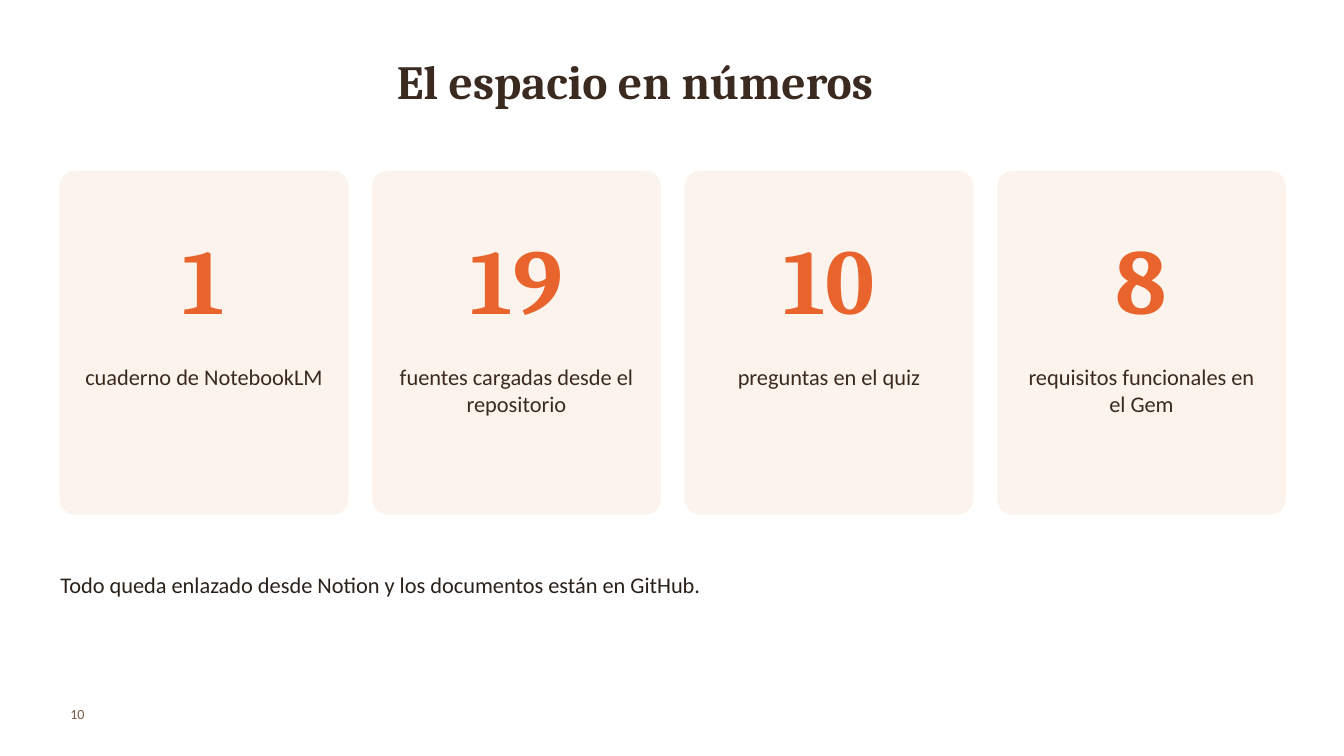
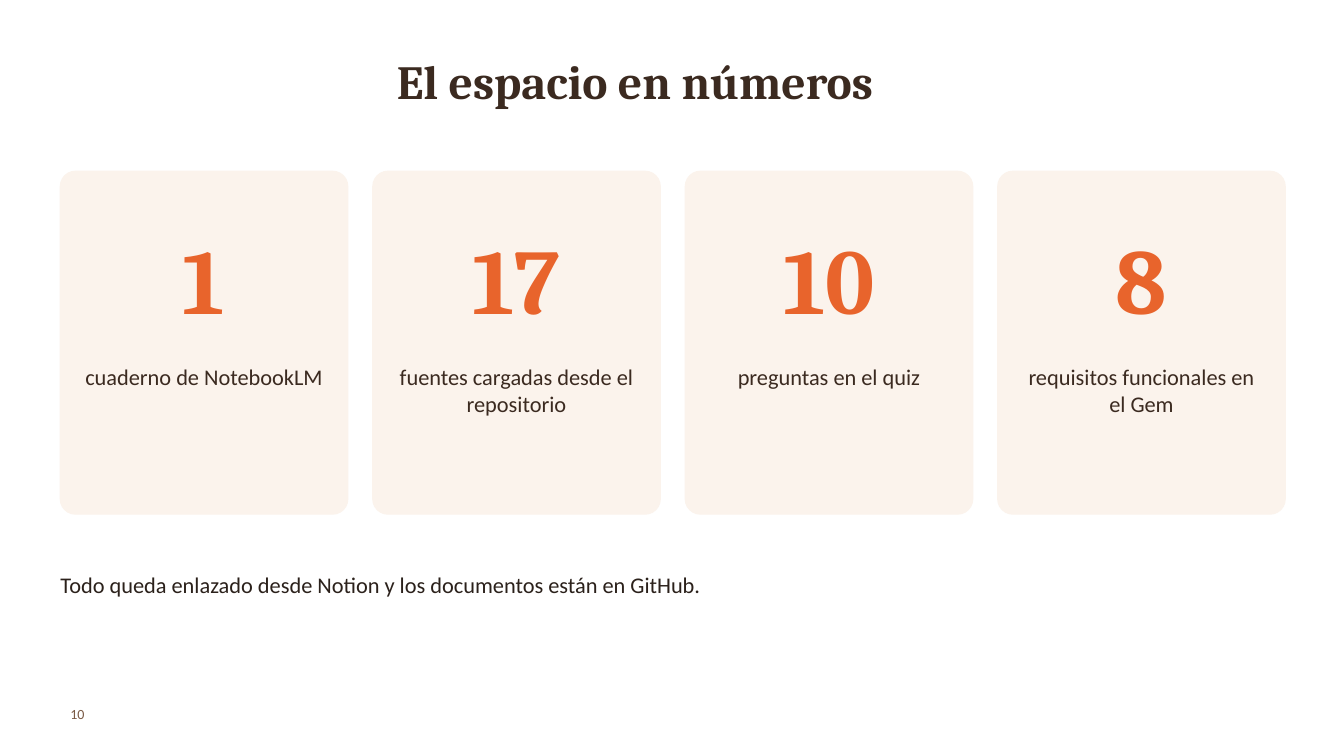
Before and after one commit to Ricardo-lainez/RicardoLainez36838_G5_ADSW, a slide deck: slide 10 of Informe final/Presentacion_PARA_Bocatto_G5.pptx. Drawn at 1344x756 pixels with LibreOffice and Linux fonts; fonts in the diff are those of the drawing; background and template pictures are left out. Boxes give left, top, right and bottom in pixels: in the first picture for what was removed or moved away, otherwise in the second. Text is boxed around its words. In the diff, an @@ line names an element or a change of style, - is before the commit and + after.

```diff
--- a/Informe final/Presentacion_PARA_Bocatto_G5.pptx
+++ b/Informe final/Presentacion_PARA_Bocatto_G5.pptx
@@ text at (x1=473, y1=252, x2=561, y2=315): text changed @@
-19
+17
```
Also in this commit, not shown: 1 other slide changed, 4 other files.
